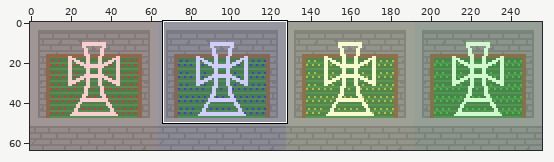
Two versions of one sprite sheet, hosted/sprites/Farms.png. Above: a wide view before the commit, with the close-up outlined.
Close-up. Earlier state:
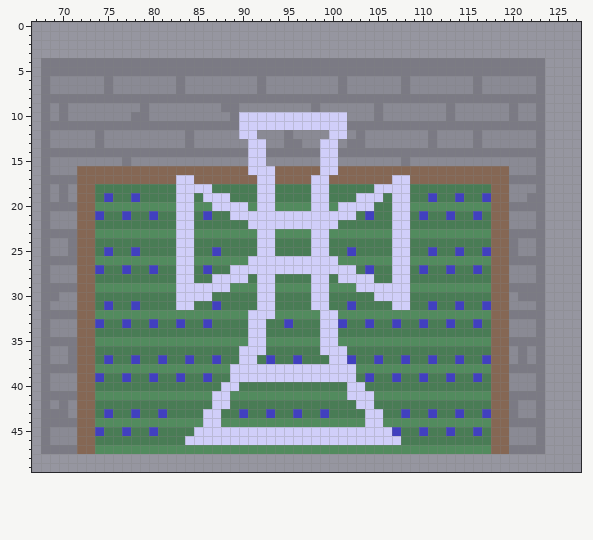
The file is 256x64 pixels. Shown: x 67..127, y 0..49. The commit also changed other parts of the picture, which this record leaves out.
And afterwards:
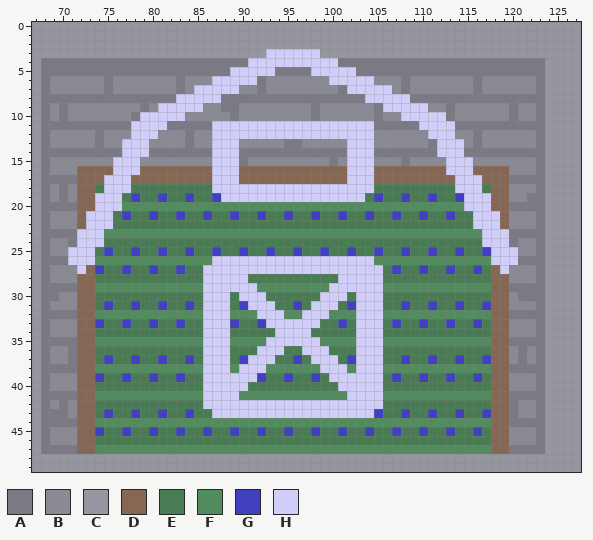
Palette (. is transparent): A #7b7a84  B #8a8a94  C #9696a0  D #856754  E #497c55  F #528b5e  G #4140bf  H #d0cef9
Diff:
y 3: x 93..98 CCCCCC -> HHHHHH
y 4: x 91..100 AAAAAAAAAA -> HHHHHHHHHH
y 5: x 89..93 AAAAA -> HHHHH; x 98..102 AAAAA -> HHHHH
y 6: x 87..91 BBBBB -> HHHHH; x 100..104 BABBB -> HHHHH
y 7: x 85..89 BBBBB -> HHHHH; x 102..106 BBBBB -> HHHHH
y 8: x 83..87 AAAAA -> HHHHH; x 104..108 AAAAA -> HHHHH
y 9: x 81..85 BBBBB -> HHHHH; x 106..110 BBBBB -> HHHHH
y 10: x 79..83 ABBBB -> HHHHH; x 90..101 HHHHHHHHHHHH -> BBBBBBBBABBB; x 108..112 BBBBB -> HHHHH
y 11: x 78..81 AAAA -> HHHH; x 87..89 AAA -> HHH; x 102..104 AAA -> HHH; x 110..113 AAAA -> HHHH
y 12: x 78..80 BBB -> HHH; x 87..89 BBB -> HHH; x 92..99 BBBABBBB -> HHHHHHHH; x 102..104 BAB -> HHH; x 111..113 ABB -> HHH
y 13: x 77..79 BBB -> HHH; x 87..89 BBB -> HHH; x 91..92 HH -> BB; x 99..100 HH -> BB; x 102..104 AAB -> HHH; x 112..114 BBB -> HHH
y 14: x 77..79 AAA -> HHH; x 87..89 AAA -> HHH; x 91..92 HH -> AA; x 99..100 HH -> AA; x 102..104 AAA -> HHH; x 112..114 AAA -> HHH
y 15: x 76..78 BAB -> HHH; x 87..92 BBBBHH -> HHHABB; x 99..100 HH -> BA; x 102..104 BBB -> HHH; x 113..115 BBB -> HHH
y 16: x 76..78 DDD -> HHH; x 87..89 DDD -> HHH; x 91..93 HHH -> DDD; x 99..100 HH -> DD; x 102..104 DDD -> HHH; x 113..115 DDD -> HHH
y 17: x 75..77 DDD -> HHH; x 83..84 HH -> DD; x 87..89 DDD -> HHH; x 92..93 HH -> DD; x 98..99 HH -> DD; x 102..104 DDD -> HHH; x 107..108 HH -> DD; x 114..116 DDD -> HHH
y 18: x 75..77 EEE -> HHH; x 83..91 HHHHEEEEE -> EEEEHHHHH; x 94..97 EEEE -> HHHH; x 100..108 EEEEEHHHH -> HHHHHEEEE; x 114..116 EEE -> HHH
y 19: x 74..76 EGE -> HHH; x 81 E -> G; x 83..84 HH -> EG; x 86..87 HH -> EG; x 89..91 EEE -> HHH; x 94..97 EEEE -> HHHH; x 100..102 EEE -> HHH; x 104..105 HH -> EG; x 107..108 HH -> EG; x 115..117 EEG -> HHH
y 20: x 74..76 FFF -> HHH; x 83..84 HH -> FF; x 87..90 HHHH -> FFFF; x 92..93 HH -> FF; x 98..99 HH -> FF; x 101..108 HHHHEEHH -> FFFFFFFF; x 115..117 FFF -> HHH
y 21: x 73..75 DGE -> HHH; x 83..84 HH -> GE; x 89..102 HHHHHHHHHHHHHH -> GEEGEEGEEGEEGE; x 107..108 HH -> GE; x 116..118 GED -> HHH
y 22: x 73..75 DEE -> HHH; x 83..84 HH -> EE; x 91..100 HHHHHHHHHH -> EEEEEEEEEE; x 107..108 HH -> EE; x 116..118 EED -> HHH
y 23: x 72..74 DDF -> HHH; x 83..84 HH -> FF; x 92..93 HH -> FF; x 98..99 HH -> FF; x 107..108 HH -> FF; x 117..119 FDD -> HHH
y 24: x 72..74 DDE -> HHH; x 83..84 HH -> EE; x 92..93 HH -> EE; x 98..99 HH -> EE; x 107..108 HH -> EE; x 117..119 EDD -> HHH
y 25: x 71..73 ADD -> HHH; x 81 E -> G; x 83..84 HH -> EG; x 90 E -> G; x 92..93 HH -> EG; x 96 E -> G; x 98..99 HH -> EG; x 105 E -> G; x 107..108 HH -> EG; x 118..120 DDA -> HHH
y 26: x 71..73 ADD -> HHH; x 83..84 HH -> FF; x 87..90 FFFF -> HHHH; x 101..104 FFFF -> HHHH; x 107..108 HH -> FF; x 118..120 DDA -> HHH
y 27: x 72 D -> H; x 83..84 HH -> GE; x 86..88 GEE -> HHH; x 103..105 EGE -> HHH; x 107..108 HH -> GE; x 119 D -> H
y 28: x 83..84 HH -> EE; x 86 E -> H; x 92..93 HH -> EE; x 98..99 HH -> EE; x 105 E -> H; x 107..108 HH -> EE
y 29: x 83..85 HHH -> FFF; x 89..93 FFFHH -> HHHFF; x 98..102 HHFFF -> FFHHH; x 106..108 HHH -> FFF
y 30: x 83..85 HHH -> EEE; x 87..88 EE -> HH; x 90..91 EE -> HH; x 93 H -> E; x 98 H -> E; x 100..101 EE -> HH; x 103..104 EE -> HH; x 106..108 HHH -> EEE
y 31: x 81 E -> G; x 83..84 HH -> EG; x 86..88 EGE -> HHH; x 90..91 EE -> GH; x 96 E -> G; x 100 E -> H; x 103..105 EEE -> HHH; x 107..108 HH -> EG
y 32: x 86..88 FFF -> HHH; x 91 H -> F; x 94 F -> H; x 97..98 FF -> HH; x 100 H -> F; x 103..105 FFF -> HHH
y 33: x 86..89 GEEE -> HHHG; x 91..100 HHEEGEEEHH -> EGHHHHHHEE; x 103..105 EGE -> HHH
y 34: x 86..88 EEE -> HHH; x 91..92 HH -> EE; x 94..97 EEEE -> HHHH; x 99..100 HH -> EE; x 103..105 EEE -> HHH
y 35: x 86..88 FFF -> HHH; x 91..100 HHFFFFFFHH -> FFHHHHHHFF; x 103..105 FFF -> HHH
y 36: x 86..88 EEE -> HHH; x 90..91 HH -> EE; x 93..94 EE -> HH; x 97..98 EE -> HH; x 100..101 HH -> EE; x 103..105 EEE -> HHH
y 37: x 86..88 EGE -> HHH; x 90 H -> G; x 92..93 EG -> HH; x 98..99 EE -> HH; x 101 H -> E; x 103..105 EEG -> HHH
y 38: x 86..89 FFFH -> HHHF; x 93..98 HHHHHH -> FFFFFF; x 102..105 HFFF -> FHHH
y 39: x 86..88 GEE -> HHH; x 92..99 HHHHHHHH -> GEEGEEGE; x 103..105 EGE -> HHH
y 40: x 86..87 EE -> HH; x 90 E -> H; x 101 E -> H; x 104..105 EE -> HH
y 41: x 86 F -> H; x 89 F -> H; x 105 F -> H
y 42: x 86 E -> H; x 89..102 EEEEEEEEEEEEEE -> HHHHHHHHHHHHHH; x 105 E -> H
y 43: x 84 E -> G; x 86 H -> E; x 88..103 EEGEEGEEGEEGEEEE -> HHHHHHHHHHHHHHHH; x 105 H -> G
y 44: x 86..87 HH -> FF; x 104..105 HH -> FF
y 45: x 83 E -> G; x 85..106 HHHHHHHHHHHHHHHHHHHHHH -> EGEEGEEGEEGEEGEEGEEGEE
y 46: x 84..107 HHHHHHHHHHHHHHHHHHHHHHHH -> EEEEEEEEEEEEEEEEEEEEEEEE
Changed places in both close-ups, as pixel boxes (x1, y1, x2, y2):
changed: (68, 49, 518, 445)
